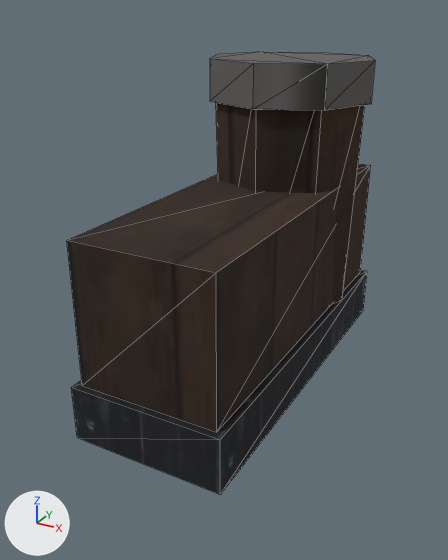
Two versions of the glTF model saga-assets/world/web/eq_past_1_boot.glb, one commit apart.
The view is the same before and after, from a 50 mm lens placed at (0.195, -0.46, 0.244), pointed at (-0.007, -0.092, 0.06). Every picture has the same lights, and +X, +Y and +Z are marked at lower left. The picture after the commit comes second. Mesh edges are drawn as thin lines. Vertices at exactly the same position are counted once.

The older version as bpy lines, for what is in view:
```python
me_eq_past_1_boot = bpy.data.meshes.new('eq_past_1_boot')
me_eq_past_1_boot.from_pydata(...)  # a box spanning x -0.36..0.36, y -0.96..0.96, z -0.54..0.18, material slot 0; an 8-sided cut cone along z (radius 0.39 at the low end, 0.43 at the high end) spanning x -0.43..0.43, y 0.07..0.93, z -0.54..0.75, material slot 0; an 8-sided cylinder along z spanning x -0.46..0.46, y 0.04..0.96, z 0.61..0.82, material slot 1; a box spanning x -0.39..0.39, y -1.0..1.0, z -0.82..-0.54, material slot 2
me_eq_past_1_boot.materials.append(mat_brown_planks_03)  # picture img_brown_planks_03_toon
me_eq_past_1_boot.materials.append(mat_concrete_wall_001)  # picture img_concrete_wall_001_toon
me_eq_past_1_boot.materials.append(mat_black_painted_planks)  # picture img_black_painted_planks_toon
ob_eq_past_1_boot = bpy.data.objects.new('eq_past_1_boot', me_eq_past_1_boot)
ob_eq_past_1_boot.location = (0.0, -0.07, 0.095)
ob_eq_past_1_boot.scale = (0.14, 0.14, 0.14)
```
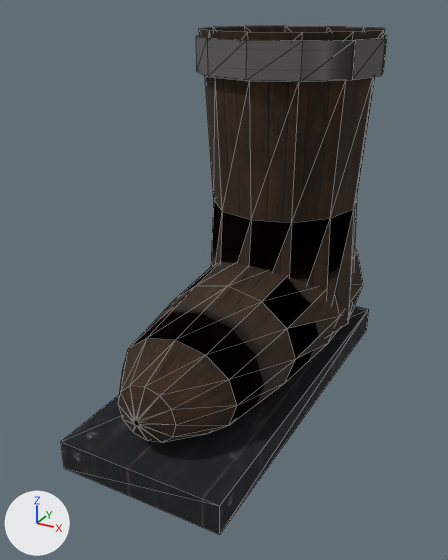
Where the change shows, as pixel boxes [x1, y1, x2, y2] in the pictures (448 x 560 px):
'eq_past_1_boot', reshaped, moved, rescaled (15% taller): before [67, 52, 375, 495]; after [61, 26, 387, 535]
part 1 of me_eq_past_1_boot, added: after [61, 306, 369, 535]
part 2 of me_eq_past_1_boot, rebuilt: before [216, 103, 365, 304]; after [199, 26, 385, 335]
part 3 of me_eq_past_1_boot, rebuilt (16% wider, 19% shorter): before [210, 52, 375, 110]; after [196, 35, 387, 82]
part 4 of me_eq_past_1_boot, rebuilt: before [67, 164, 370, 432]; after [118, 249, 363, 443]
part 5 of me_eq_past_1_boot, deleted: before [71, 270, 367, 495]

What changed in the scene script:
```text
Change me_eq_past_1_boot:
    used by ob_eq_past_1_boot; location = (0.0, -0.07, 0.095); scale = (0.14, 0.14, 0.14)
    remove me_eq_past_1_boot.from_pydata(...)  # 48 vertices, 80 faces; spans x -0.46..0.46, y -1.0..1.0, z -0.82..0.82
    add me_eq_past_1_boot.from_pydata(...)  # 152 vertices, 228 faces; spans x -0.47..0.47, y -1.0..1.0, z -0.93..0.93
    me_eq_past_1_boot part 1: a new loose piece, a box spanning x -0.41..0.41, y -1.0..0.96, z -0.9..-0.75, in mat_black_painted_planks (picture img_black_painted_planks_toon)
    me_eq_past_1_boot part 2: the loose piece of 16 vertices spanning x -0.43..0.43, y 0.07..0.93, z -0.54..0.75 is rebuilt with 48 vertices and now spans x -0.46..0.46, y -0.01..0.99, z -0.62..0.93
    me_eq_past_1_boot part 3: the loose piece of 16 vertices spanning x -0.46..0.46, y 0.04..0.96, z 0.61..0.82 is rebuilt with 24 vertices and now spans x -0.47..0.47, y -0.03..1.0, z 0.73..0.9
    me_eq_past_1_boot part 4: the loose piece of 8 vertices spanning x -0.36..0.36, y -0.96..0.96, z -0.54..0.18 is rebuilt with 72 vertices and now spans x -0.41..0.41, y -0.97..0.82, z -0.93..-0.12
    me_eq_past_1_boot part 5: the loose piece of 8 vertices spanning x -0.39..0.39, y -1.0..1.0, z -0.82..-0.54 is deleted
Change ob_eq_past_1_boot:
    ob_eq_past_1_boot.location: (0.0, -0.07, 0.095) -> (0.0, -0.072, 0.0925)
    ob_eq_past_1_boot.scale: (0.14, 0.14, 0.14) -> (0.148, 0.148, 0.148)
```
